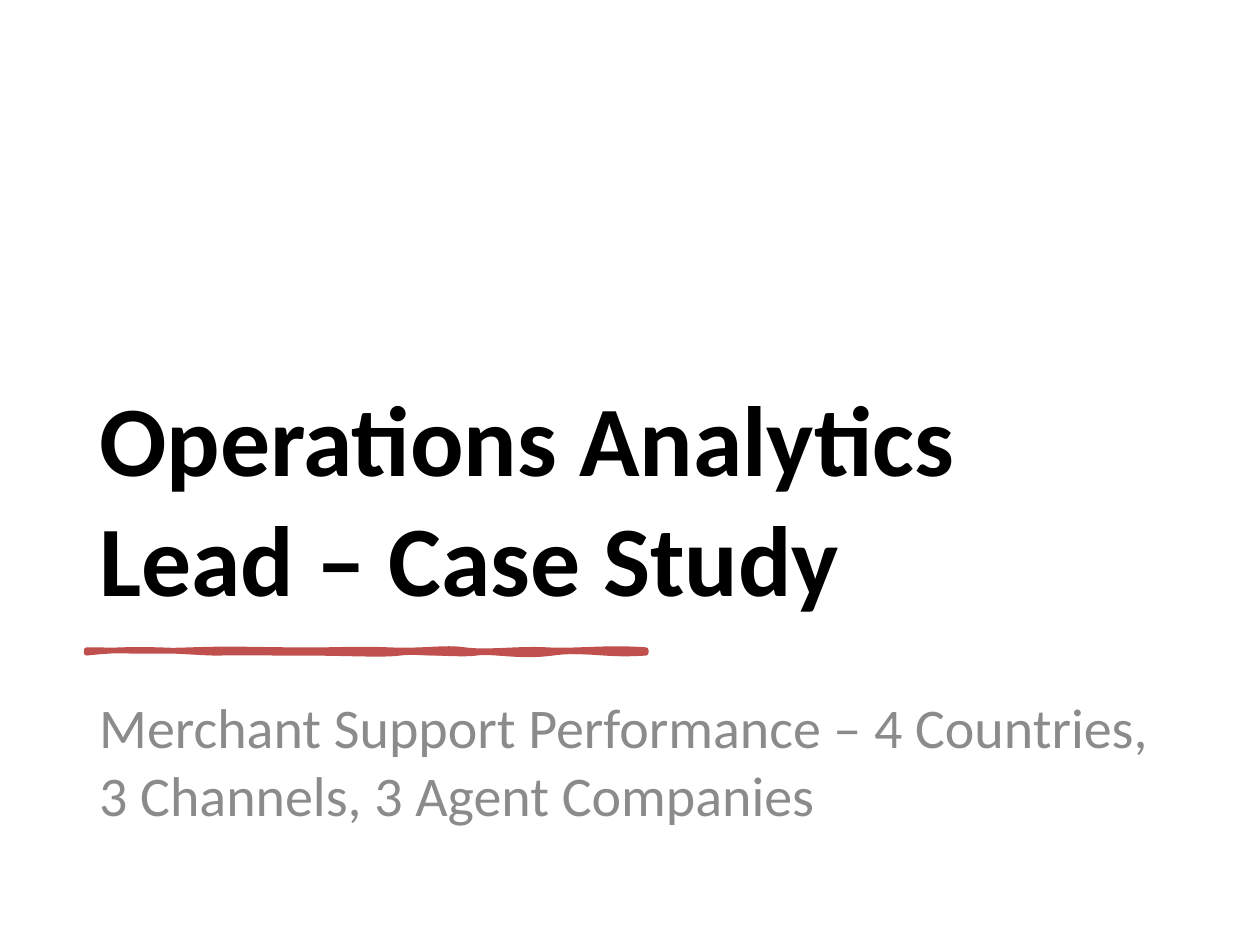
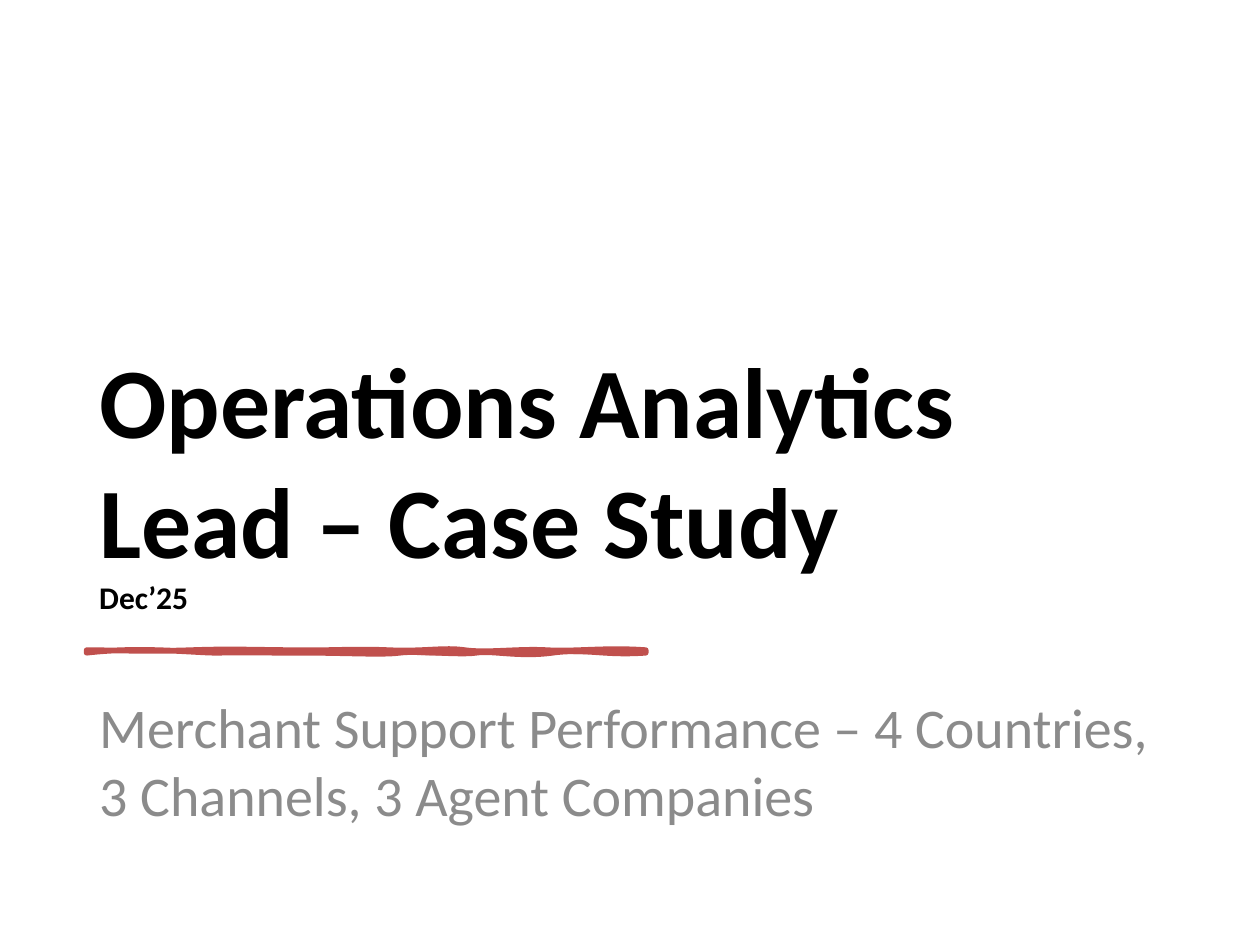
Before and after one commit to abeerk12/Sumup-takehome-task, a slide deck: slide 1 of slides/Exec_summary_tech_task_related_v1.pptx. Drawn at 1260x945 pixels with LibreOffice and Linux fonts; fonts in the diff are those of the drawing. Boxes give left, top, right and bottom in pixels: in the first picture for what was removed or moved away, otherwise in the second. Text is boxed around its words. In the diff, an @@ line names an element or a change of style, - is before the commit and + after.

```diff
--- a/slides/Exec_summary_tech_task_related_v1.pptx
+++ b/slides/Exec_summary_tech_task_related_v1.pptx
@@ title at (99, 368, 954, 610): text changed @@
-Operations Analytics Lead – Case Study
+Operations Analytics Lead – Case Study
+Dec’25
```
